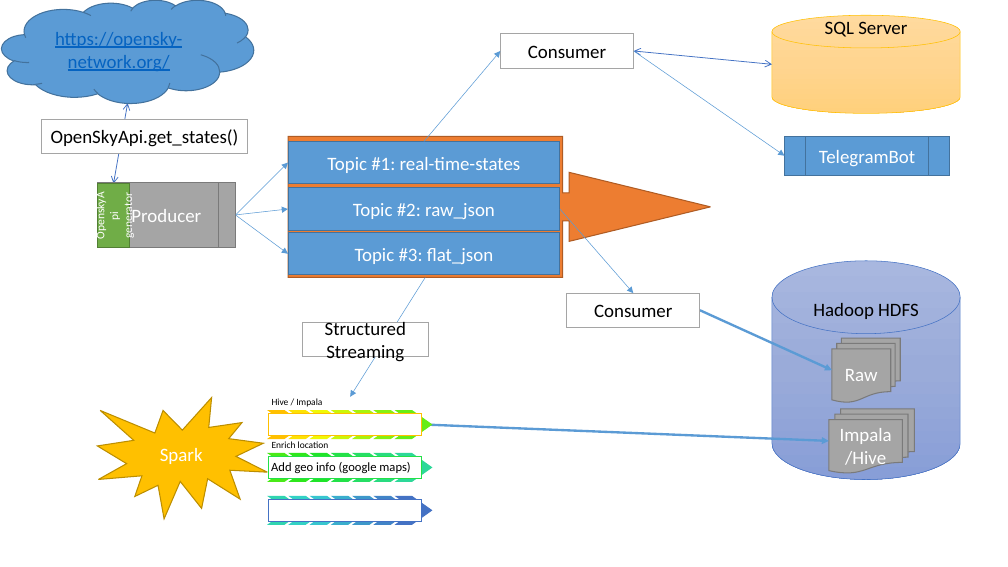
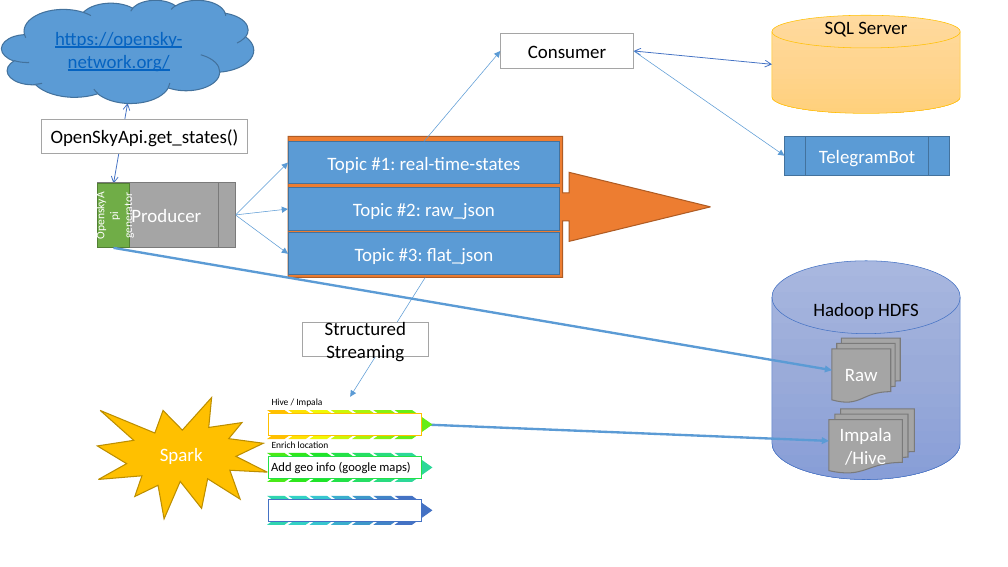
Before and after one commit to livgeni/NayaDE-Final-Project, a slide deck: slide 4 of FinalProjectDesign.pptx. Drawn at 1008x567 pixels with LibreOffice and Linux fonts; fonts in the diff are those of the drawing. Boxes give left, top, right and bottom in pixels: in the first picture for what was removed or moved away, otherwise in the second. Text is boxed around its words. In the diff, an @@ line names an element or a change of style, - is before the commit and + after.

```diff
--- a/FinalProjectDesign.pptx
+++ b/FinalProjectDesign.pptx
@@ arrow removed from (560, 209) to (634, 293) @@
@@ arrow moved from (700, 310) - (832, 371) to (113, 248) - (832, 371) @@
@@ rectangle removed at (566, 293, 699, 327) @@
-Consumer
```
Also in this commit, not shown: 3 other files.
